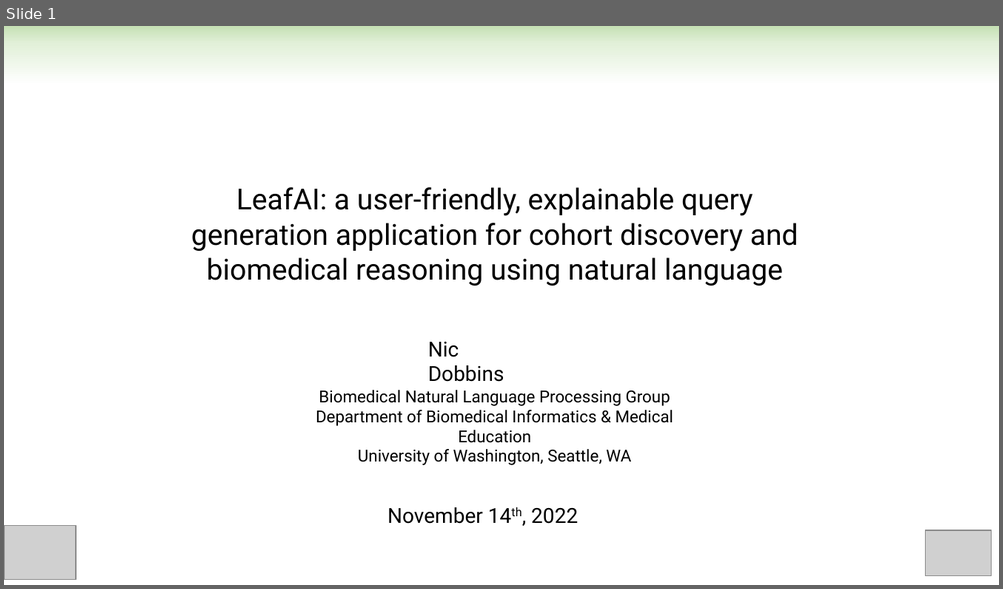
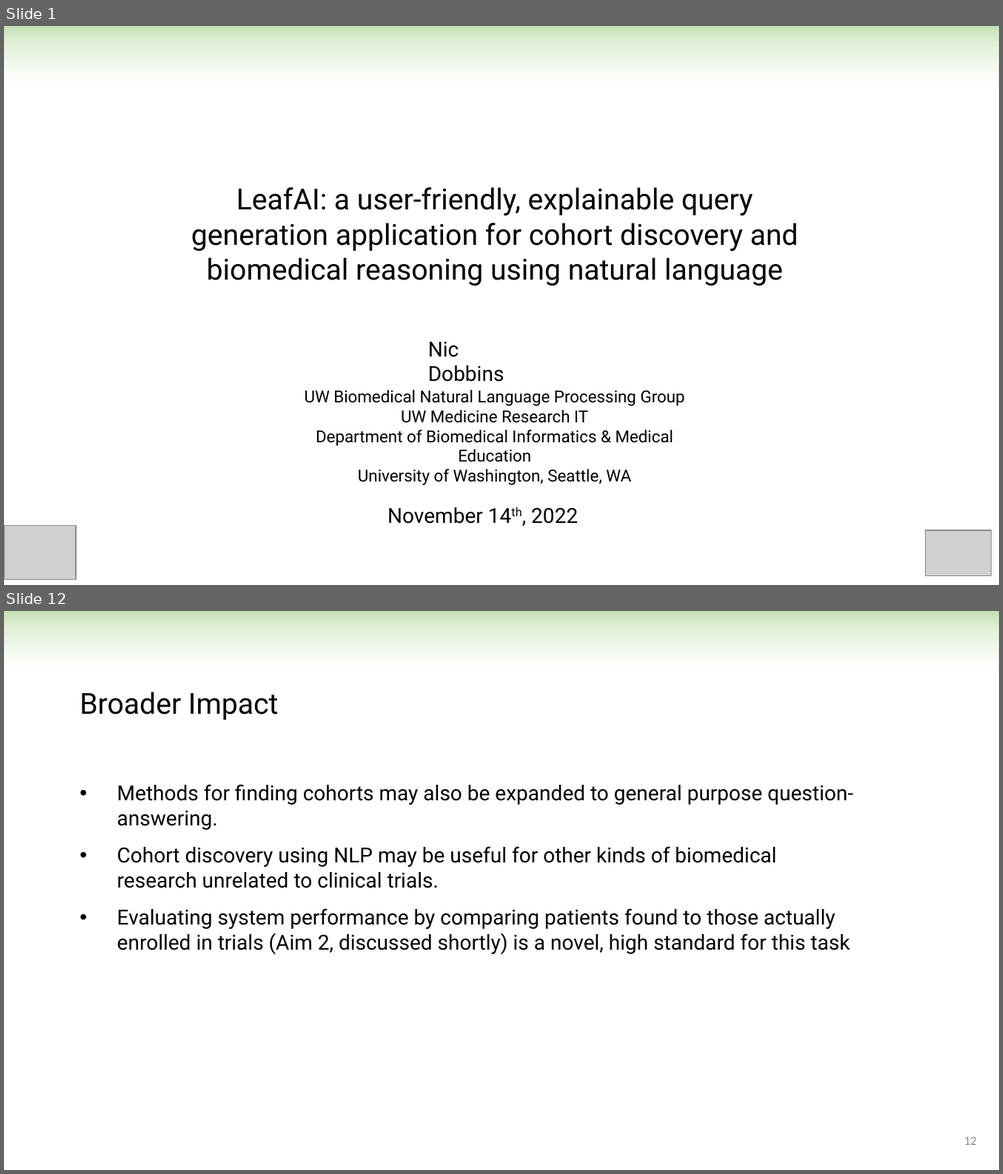
Before and after one commit to ndobb/dissertation, a slide deck: 4_general_exam/presentation/nic_dobbins_general_exam.pptx. Shown one above the other, each under a label of ours: slide 1 before the commit, slides 1 and 12 after it; the slides between them are not shown. The pictures are 1003x589 and 1003x1174 pixels, drawn with LibreOffice and Linux fonts; fonts in the diff are those of the drawing; grey boxes stand for pictures. Boxes give left, top, right and bottom in pixels: in the first picture for what was removed or moved away, otherwise in the second. Text is boxed around its words. In the diff, an @@ line names an element or a change of style, - is before the commit and + after.

```diff
--- a/4_general_exam/presentation/nic_dobbins_general_exam.pptx
+++ b/4_general_exam/presentation/nic_dobbins_general_exam.pptx
@@ slide 12 added at [4, 611, 999, 1170], background #FFFFFF; not listed: 1 template element that a slide beside it also shows @@
@@ text added at [79, 692, 279, 720], 28 pt, text #000000 @@
+Broader Impact
@@ text added at [117, 784, 853, 954], 20 pt, text #000000 @@
+• Methods for finding cohorts may also be expanded to general purpose question-answering.
+• Cohort discovery using NLP may be useful for other kinds of biomedical research unrelated to clinical trials.
+• Evaluating system performance by comparing patients found to those actually enrolled in trials (Aim 2, discussed shortly) is a novel, high standard for this task
@@ page number added at [964, 1137, 976, 1145], 12 pt, text #8C8C8C @@
+12
@@ slide 1 changed as well @@
@@ text at [304, 390, 685, 463]: text changed @@
-Biomedical Natural Language Processing Group
-Department of Biomedical Informatics & Medical Education
+UW Biomedical Natural Language Processing Group
+UW Medicine Research IT
+Department of Biomedical Informatics & Medical Education
```
Also in this commit, not shown: 1 other slide changed, 26 other slides added, 3 slides removed, 3 other files.
